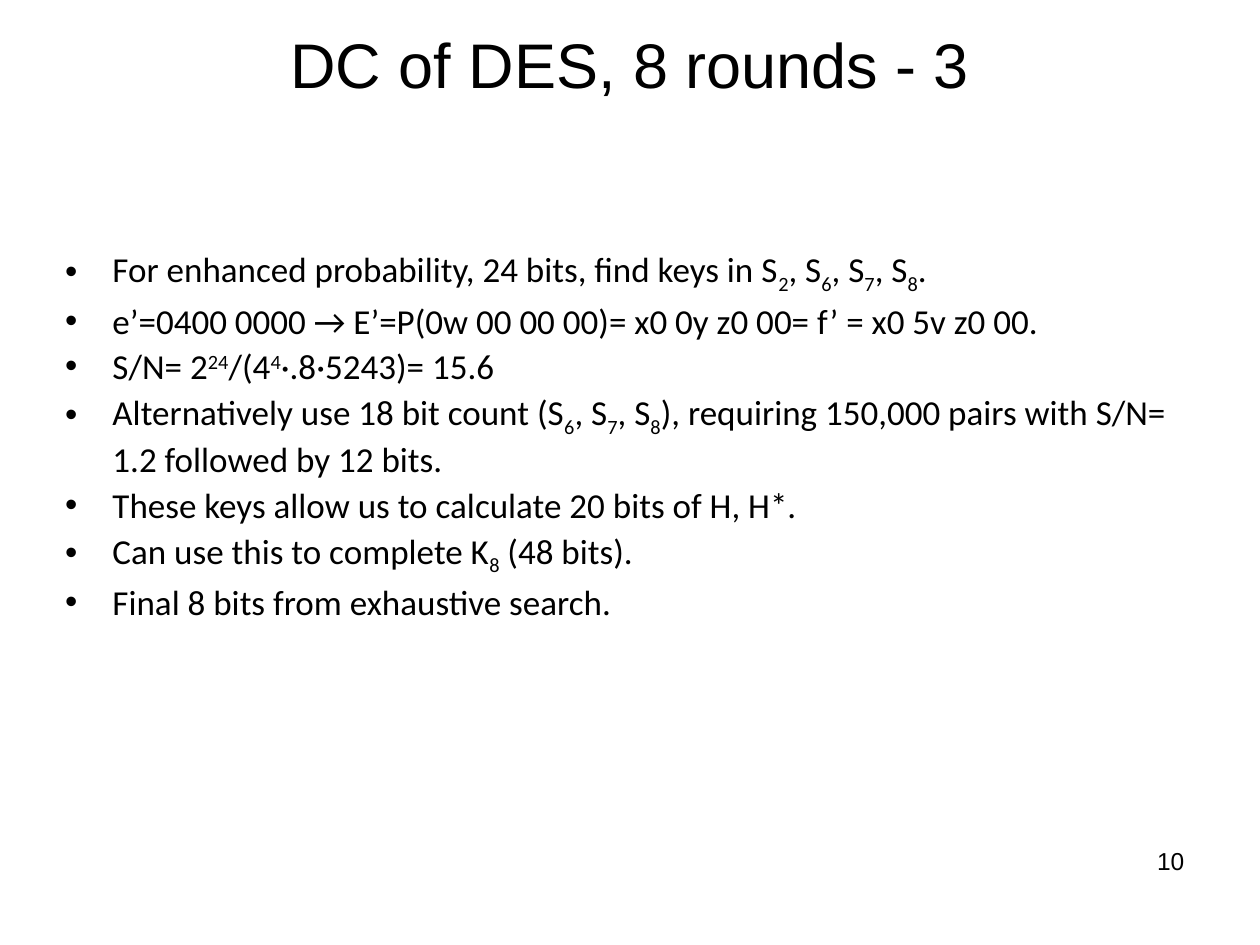
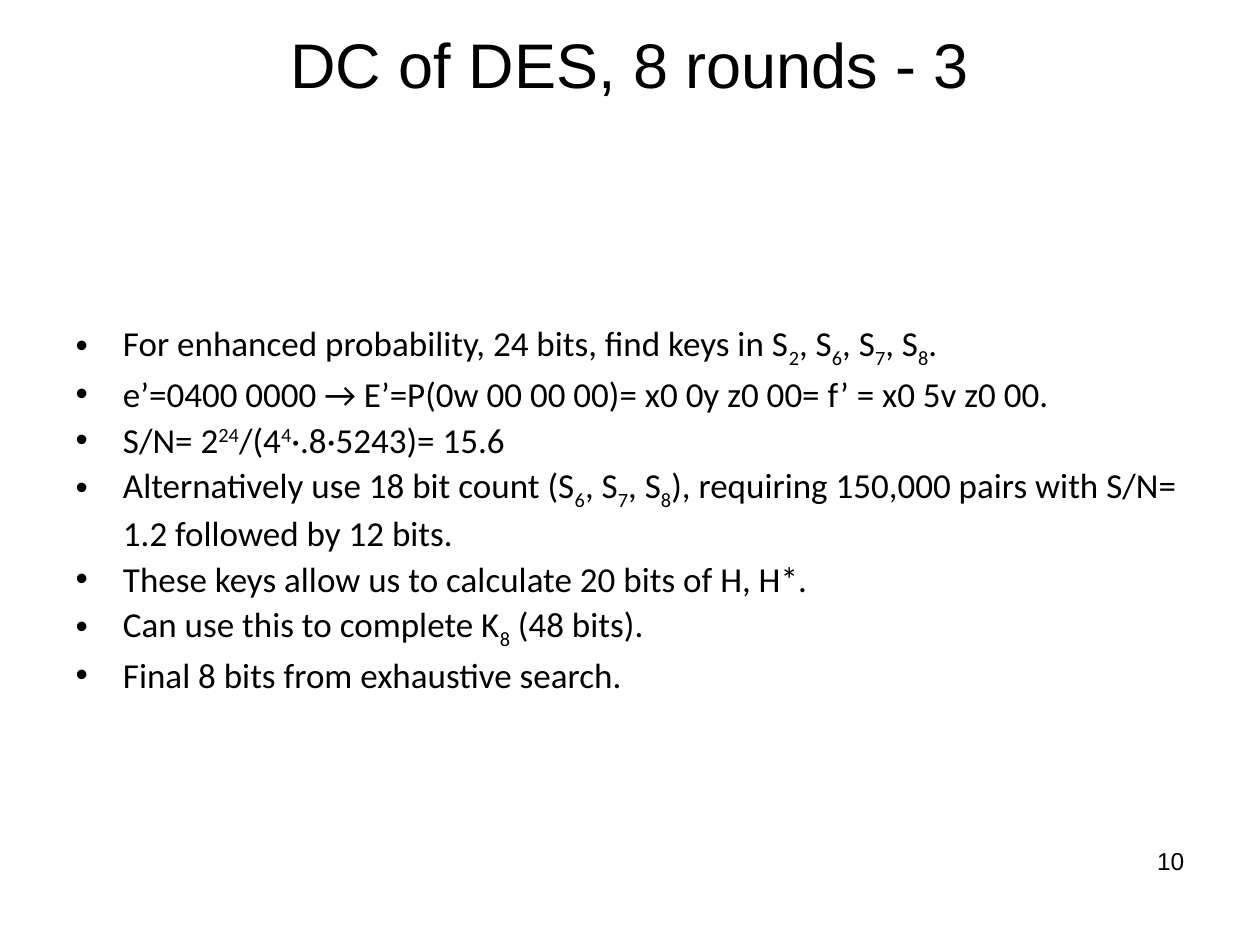
Before and after one commit to jlmucb/class_notes, a slide deck: slide 10 of BerkeleyClass/CS290Spring2013/Lectures/Cryptoclass4.pptx. Drawn at 1260x945 pixels with LibreOffice and Linux fonts; fonts in the diff are those of the drawing. Boxes give left, top, right and bottom in pixels: in the first picture for what was removed or moved away, otherwise in the second. Text is boxed around its words. In the diff, an @@ line names an element or a change of style, - is before the commit and + after.

```diff
--- a/BerkeleyClass/CS290Spring2013/Lectures/Cryptoclass4.pptx
+++ b/BerkeleyClass/CS290Spring2013/Lectures/Cryptoclass4.pptx
@@ text "For enhanced probability, 24 bits, ...": place and size @@
-text "For enhanced probability, 24 bits, ..." at (112, 257, 1166, 616)
+text "For enhanced probability, 24 bits, ..." at (123, 331, 1176, 689)
```
Also in this commit, not shown: 3 other slides changed, 1 slide added, 1 other file.
